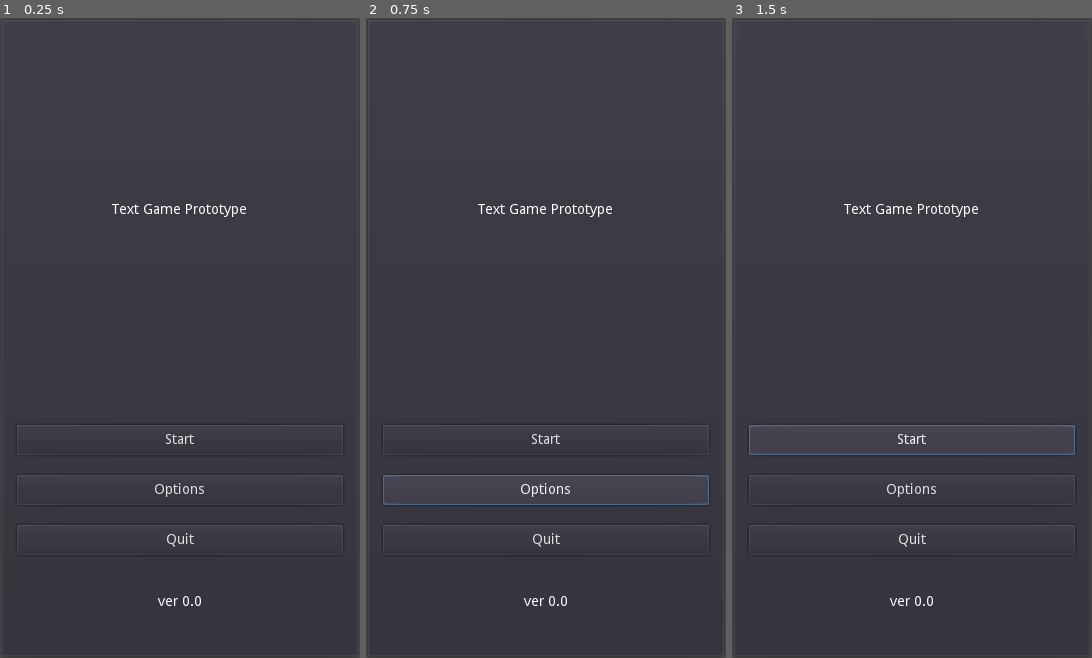
Above: before the commit, frames 1-3 (left to right).
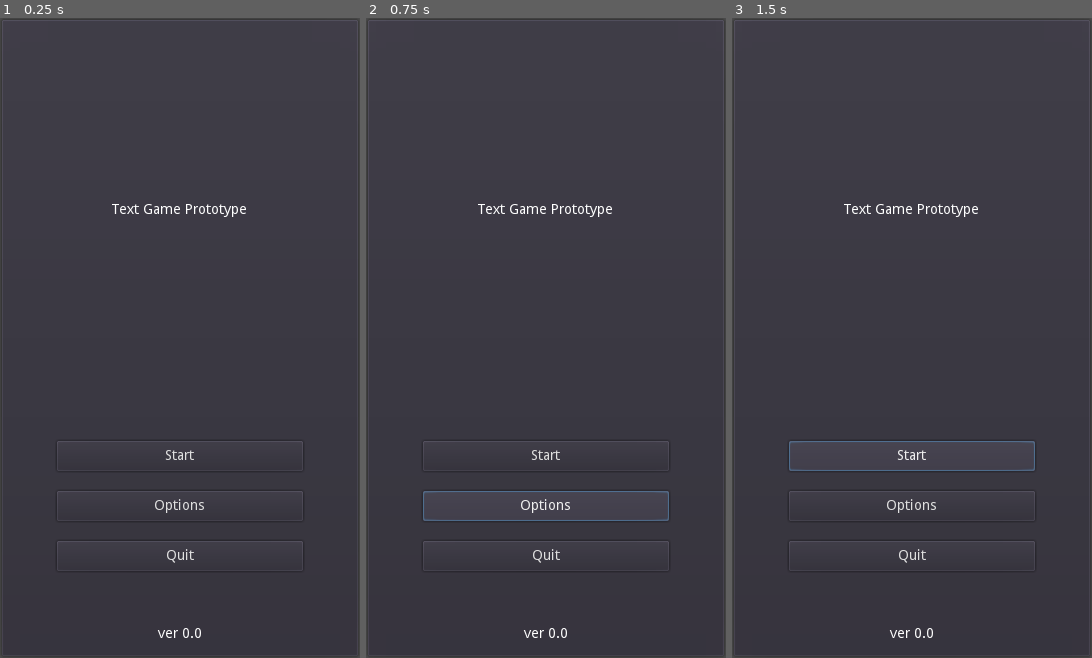
Above: after the commit, the same moments.

Repository: philipuriarte/A-Churchyard-of-Orphans
Game: Godot game, scene res://scenes/main.tscn
Two runs of this game, one before a commit and one after it. Both use one fixed random seed, a clock stepped at 60 frames per second and the inputs below.
Inputs:
- Up to frame 1 (0.25 s): no input
- Up to frame 2 (0.75 s): click "Options" at 0.5 s
- Up to frame 3 (1.5 s): click "Start" at 1.25 s

The runs differ from the first frame. In frame 1, 1.3% of the frame differs, in the area x 4-96%, y 63-97%; in frame 2, 1.9%; in frame 3, 1.9%.

Commit message:
Add ButtonsMargin in title_screen

Diff:
--- a/scenes/title_screen.tscn
+++ b/scenes/title_screen.tscn
@@ -34,38 +34,46 @@
 valign = 1
 autowrap = true
 
-[node name="ButtonsContainer" type="VBoxContainer" parent="MarginContainer/MainContainer"]
+[node name="ButtonsMargin" type="MarginContainer" parent="MarginContainer/MainContainer"]
 margin_top = 380.0
 margin_right = 326.0
-margin_bottom = 530.0
+margin_bottom = 562.0
+size_flags_vertical = 3
+custom_constants/margin_right = 40
+custom_constants/margin_left = 40
+
+[node name="ButtonsContainer" type="VBoxContainer" parent="MarginContainer/MainContainer/ButtonsMargin"]
+margin_left = 40.0
+margin_right = 286.0
+margin_bottom = 182.0
 rect_min_size = Vector2( 0, 150 )
 custom_constants/separation = 20
 alignment = 1
 
-[node name="StartButton" type="Button" parent="MarginContainer/MainContainer/ButtonsContainer"]
-margin_top = 10.0
-margin_right = 326.0
-margin_bottom = 40.0
+[node name="StartButton" type="Button" parent="MarginContainer/MainContainer/ButtonsMargin/ButtonsContainer"]
+margin_top = 26.0
+margin_right = 246.0
+margin_bottom = 56.0
 rect_min_size = Vector2( 0, 30 )
 text = "Start"
 
-[node name="OptionsButton" type="Button" parent="MarginContainer/MainContainer/ButtonsContainer"]
-margin_top = 60.0
-margin_right = 326.0
-margin_bottom = 90.0
+[node name="OptionsButton" type="Button" parent="MarginContainer/MainContainer/ButtonsMargin/ButtonsContainer"]
+margin_top = 76.0
+margin_right = 246.0
+margin_bottom = 106.0
 rect_min_size = Vector2( 0, 30 )
 text = "Options"
 
-[node name="QuitButton" type="Button" parent="MarginContainer/MainContainer/ButtonsContainer"]
-margin_top = 110.0
-margin_right = 326.0
-margin_bottom = 140.0
+[node name="QuitButton" type="Button" parent="MarginContainer/MainContainer/ButtonsMargin/ButtonsContainer"]
+margin_top = 126.0
+margin_right = 246.0
+margin_bottom = 156.0
 rect_min_size = Vector2( 0, 30 )
 text = "Quit"
 
 [node name="BottomText" type="Label" parent="MarginContainer/MainContainer"]
-margin_top = 560.0
+margin_top = 592.0
 margin_right = 326.0
-margin_bottom = 574.0
+margin_bottom = 606.0
 text = "ver 0.0"
 align = 1
